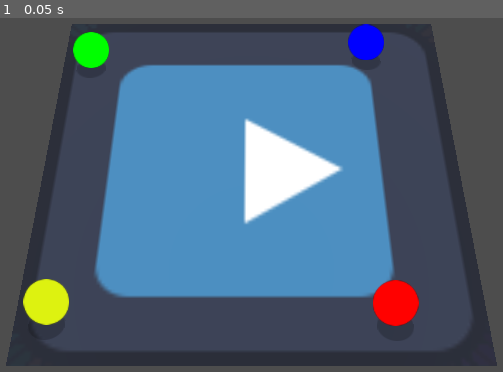
Above: before the commit, frame 1.
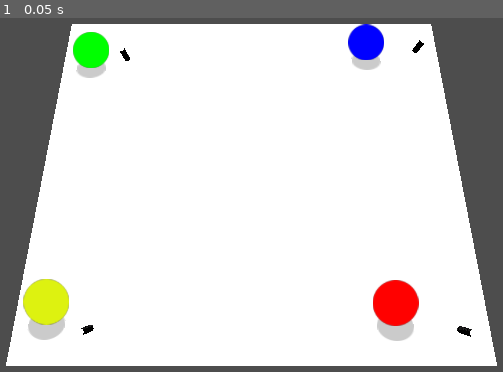
Above: after the commit, the same moment.

Repository: sarugami/FGJ24
Game: Godot game, scene res://game.tscn
Same seed, same stepped clock (60 frames per second), same inputs: the game is played once before the commit and once after it. The engine's default icon, where the game draws it, is replaced by a stand-in: a white triangle on a blue panel in a dark square.
Inputs:
- Up to frame 1 (0.05 s): no input

The runs differ from the first frame. In frame 1, 76% of the frame differs, in the area x 1-99%, y 1-99%.

Commit message:
aim marker

Diff:
--- a/game.tscn
+++ b/game.tscn
@@ -21,6 +21,7 @@
 
 [node name="Player" parent="." instance=ExtResource("1_4g4tu")]
 transform = Transform3D(1, 0, 0, 0, 1, 0, 0, 0, 1, -5.656, 0.1, -3.703)
+DASH_SPEED = 20
 
 [node name="Player2" parent="." instance=ExtResource("1_4g4tu")]
 transform = Transform3D(1, 0, 0, 0, 1, 0, 0, 0, 1, -5.727, 0.1, 4.615)
--- a/player.gd
+++ b/player.gd
@@ -6,9 +6,9 @@
 @export var DASH_SPEED = 25
 @export var PLAYER_COLOR = Color("green")
 
-@onready var marker_3d = $Marker3D
 @onready var sprite_3d = $Sprite3D
 @onready var dash_timer = $DashTimer
+@onready var marker_3d = $AttackArea/Marker3D
 
 var direction
 var can_dash = true
@@ -18,7 +18,7 @@
 func _ready():
 	sprite_3d.modulate = PLAYER_COLOR
 
-func _physics_process(delta):
+func _physics_process(_delta):
 	## input handling
 	var movement_direction = Input.get_vector("left_" + str(PLAYER_NUMBER), "right_" + str(PLAYER_NUMBER), "up_" + str(PLAYER_NUMBER), "down_" + str(PLAYER_NUMBER))
 	var aim_direction = Input.get_vector("aim_left_" + str(PLAYER_NUMBER), "aim_right_" + str(PLAYER_NUMBER), "aim_up_" + str(PLAYER_NUMBER), "aim_down_" + str(PLAYER_NUMBER))
@@ -26,11 +26,9 @@
 	direction = (transform.basis * Vector3(movement_direction.x, 0, movement_direction.y)).normalized()
 	var aim = (transform.basis * Vector3(aim_direction.x, 0, aim_direction.y)).normalized()
 	if dash_destination:
-		velocity.x = move_toward(dash_destination.x, DASH_SPEED, 1)
-		velocity.z = move_toward(dash_destination.z, DASH_SPEED, 1)
-		print_debug("distance to dash destination: " + str(position.distance_to(dash_starting_point)))
+		velocity.x = move_toward(position.x, dash_destination.x, DASH_SPEED)
+		velocity.z = move_toward(position.z,dash_destination.z, DASH_SPEED)
 		if position.distance_to(dash_starting_point) >= DASH_LENGTH:
-			print_debug("reset dash location")
 			dash_destination = null
 	elif direction:
 		velocity.x = direction.x * SPEED
@@ -40,13 +38,15 @@
 		velocity.z = move_toward(velocity.z, 0, SPEED)
 
 	if aim:
-		marker_3d.position = aim_direction
+		marker_3d.rotation.y = aim_direction.y
 
 	move_and_slide()
 
 func _input(event):
 	if event.is_action_pressed("dash_" + str(PLAYER_NUMBER)):
 		dash()
+	elif event.is_action_pressed("attack_" + str(PLAYER_NUMBER)):
+		attack()
 
 func dash():
 	if direction && can_dash:
@@ -55,5 +55,8 @@
 		dash_destination = direction * DASH_LENGTH
 		dash_timer.start()
 
+func attack():
+	pass
+
 func _on_timer_timeout():
 	can_dash = true
--- a/player.tscn
+++ b/player.tscn
@@ -1,10 +1,13 @@
-[gd_scene load_steps=4 format=3 uid="uid://dntbubkn7i4aa"]
+[gd_scene load_steps=5 format=3 uid="uid://dntbubkn7i4aa"]
 
 [ext_resource type="Script" path="res://player.gd" id="1_4qlm8"]
 [ext_resource type="Texture2D" uid="uid://ceprvc04wyh7y" path="res://Sprites/circle.png" id="2_p2rli"]
 
 [sub_resource type="CapsuleShape3D" id="CapsuleShape3D_74j06"]
 height = 1.22353
+
+[sub_resource type="CylinderShape3D" id="CylinderShape3D_ityrd"]
+height = 0.298893
 
 [node name="Player" type="CharacterBody3D"]
 script = ExtResource("1_4qlm8")
@@ -14,9 +17,6 @@
 [node name="CollisionShape3D" type="CollisionShape3D" parent="."]
 transform = Transform3D(1, 0, 0, 0, 1, 0, 0, 0, 1, 0, 0.675, 0)
 shape = SubResource("CapsuleShape3D_74j06")
-
-[node name="Marker3D" type="Marker3D" parent="."]
-transform = Transform3D(1, 0, 0, 0, 1, 0, 0, 0, 1, 1, 0, 0)
 
 [node name="Sprite3D" type="Sprite3D" parent="."]
 transform = Transform3D(0.25, 0, 0, 0, 0.0647048, 0.241481, 0, -0.241481, 0.0647048, 0, 0.01, 0)
@@ -36,4 +36,18 @@
 
 [node name="DashTime" type="Timer" parent="."]
 
+[node name="AttackArea" type="Node3D" parent="."]
+
+[node name="Marker3D" type="Marker3D" parent="AttackArea"]
+transform = Transform3D(1, 0, 0, 0, 1, 0, 0, 0, 1, 1.47733, 0.729305, 0)
+
+[node name="Area3D" type="Area3D" parent="AttackArea/Marker3D"]
+
+[node name="CollisionShape3D" type="CollisionShape3D" parent="AttackArea/Marker3D/Area3D"]
+shape = SubResource("CylinderShape3D_ityrd")
+
+[node name="CSGCylinder3D" type="CSGCylinder3D" parent="AttackArea/Marker3D/Area3D"]
+radius = 0.0935296
+height = 0.467608
+
 [connection signal="timeout" from="DashTimer" to="." method="_on_timer_timeout"]
--- a/project.godot
+++ b/project.godot
@@ -238,3 +238,4 @@
 [rendering]
 
 renderer/rendering_method="gl_compatibility"
+lights_and_shadows/use_physical_light_units=true
